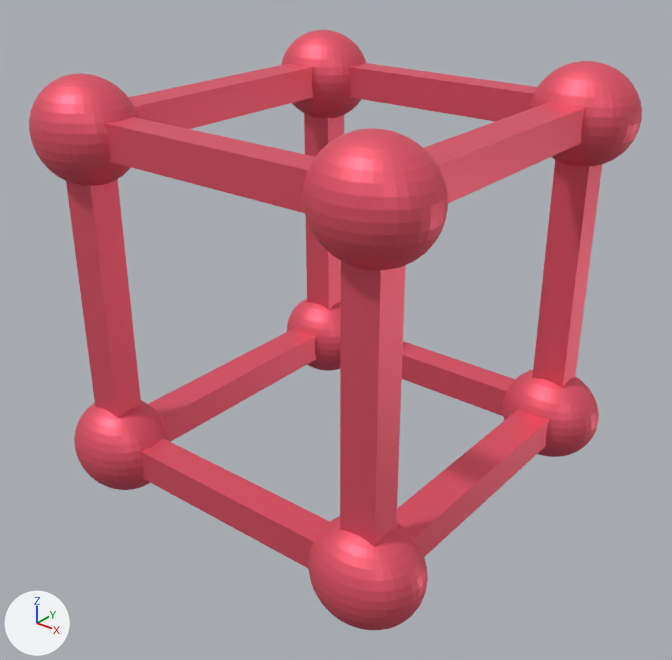
Renders of the glTF model assets/models/cubo-vertice.glb from each side of a commit.
One viewpoint serves both versions: a camera (50 mm lens) standing at (-2.56, -13.79, 13.6) and looking at (-14.84, 1.56, 4.08). The lights are fixed; the arrows at lower left show +X, +Y and +Z. Where no turn or scale is listed for an object, it has been applied to the vertices. Vertices at the same position are counted once.

Script lines for the objects in view, before the commit:
```python
me_mesh_0 = bpy.data.meshes.new('Mesh_0')
me_mesh_0.from_pydata(...)  # 5671 vertices, 11358 faces; spans x -20.0..-10.0, y -3.0..7.0, z 0.0..10.0
me_mesh_0.materials.append(mat_lambert2sg_001)
ob_mesh_mesh_head_geo_001_lambert2sg_001 = bpy.data.objects.new('Mesh_Mesh_head_geo.001_lambert2SG.001', me_mesh_0)
ob_mesh_mesh_head_geo_001_lambert2sg_001.location = (0.0, 0.0, 0.0)
```
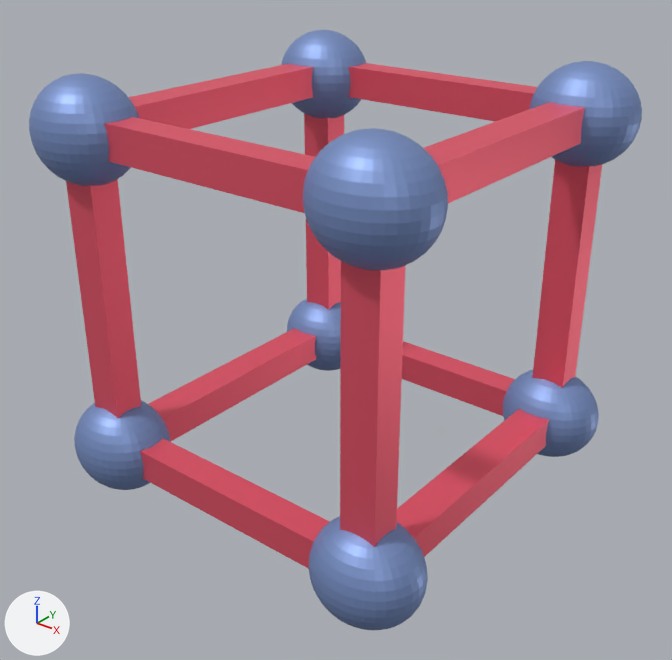
The newer file is also turned or shifted as a whole; pictures and numbers use the older file's frame.

Where the change shows, as pixel boxes [x1, y1, x2, y2] in the pictures (672 x 660 px):
part 1 of me_mesh_0, built on: before [66, 63, 602, 569]; after [66, 62, 602, 569]
part 2 of me_mesh_0, recoloured (red to blue): [29, 30, 642, 630] in both

Edits to the bpy script that builds the scene:
```text
Change me_mesh_0:
    used by ob_mesh_mesh_head_geo_001_lambert2sg_001; location = (0.0, 0.0, 0.0)
    remove me_mesh_0.from_pydata(...)  # 5671 vertices, 11358 faces; spans x -20.0..-10.0, y -3.0..7.0, z 0.0..10.0
    add me_mesh_0.from_pydata(...)  # 6186 vertices, 12388 faces; spans x -20.0..-10.0, y -3.0..7.0, z 0.0..10.0
    me_mesh_0 part 1: 6 vertices moved within x -18.75..-11.25, y -2.29..5.79, z 1.16..7.76; 33 vertices removed from x -19.17..-10.83, y -2.3..6.29, z 0.77..9.23; 548 vertices added at x -19.17..-10.83, y -2.3..6.29, z 0.77..9.23
    me_mesh_0 part 2: 8904 kept faces spanning x -20.0..-10.0, y -3.0..7.0, z 0.0..10.0 get new vertex colours
```
